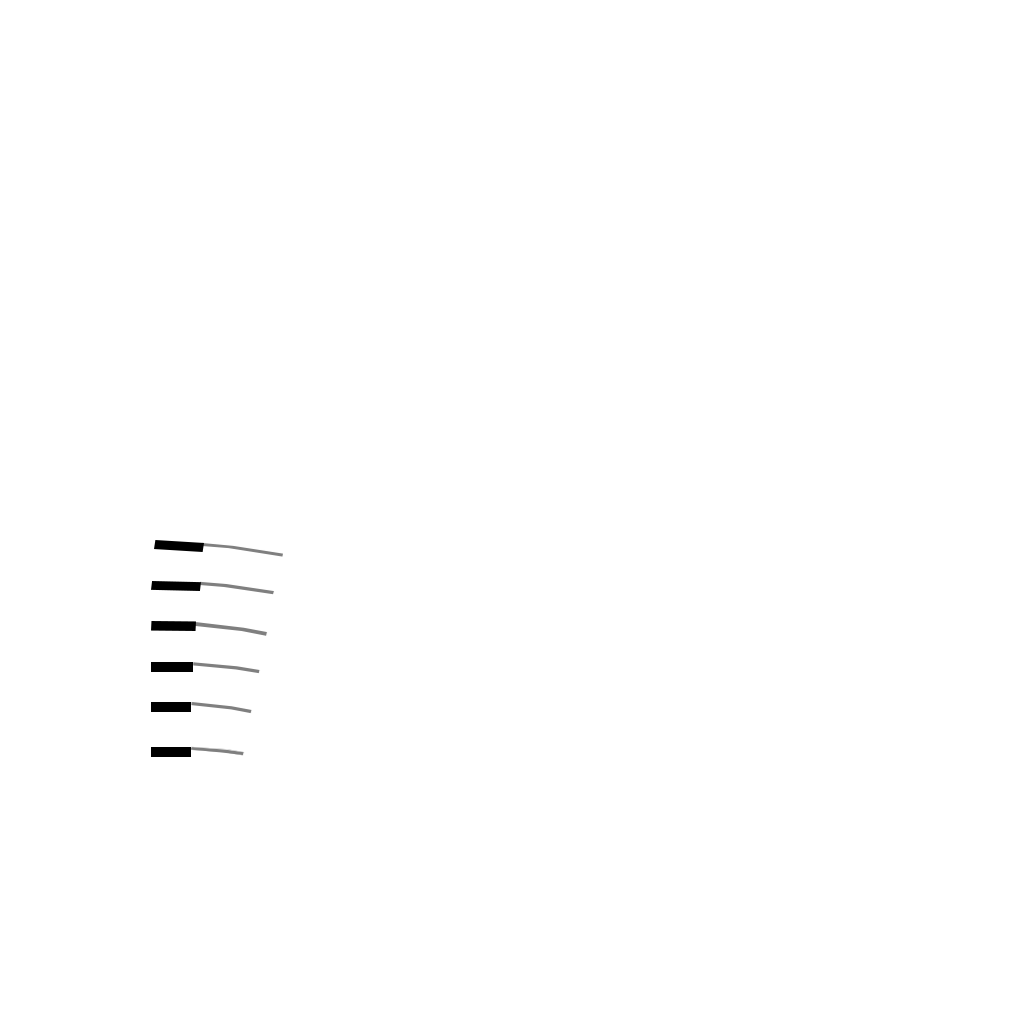
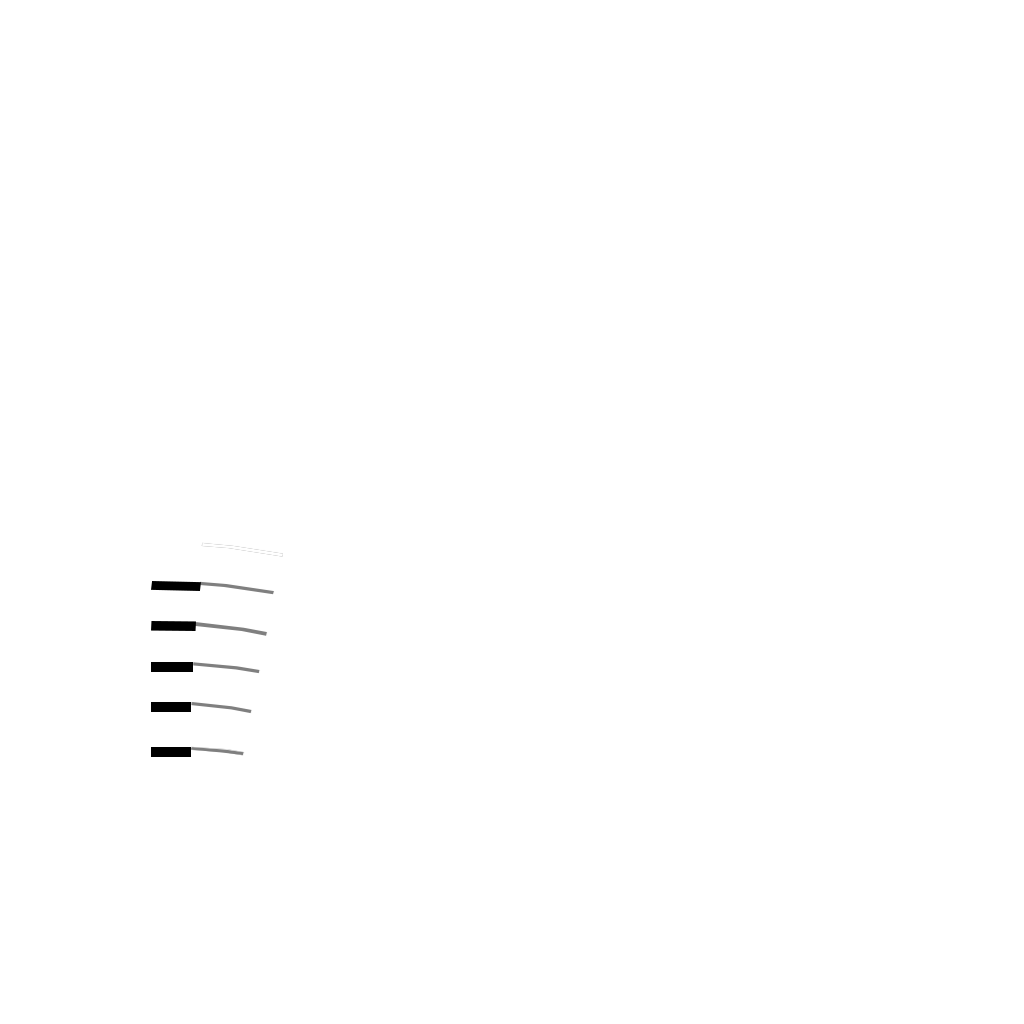
Two versions of the same layered image (1024 x 1024). Layer-by-layer changes:
painted on "Layer 1" over (201, 542, 283, 557)
removed layer "Rectangle 1 copy 5" over (154, 540, 204, 552)
